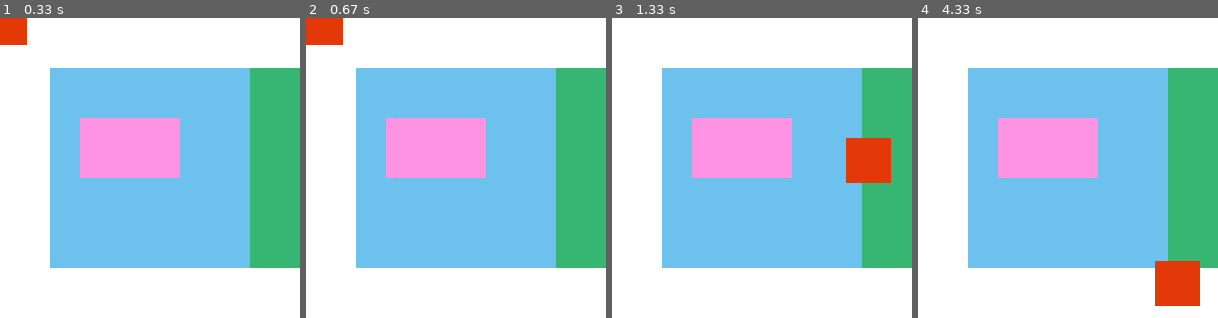
Above: before the commit, frames 1-4 (left to right).
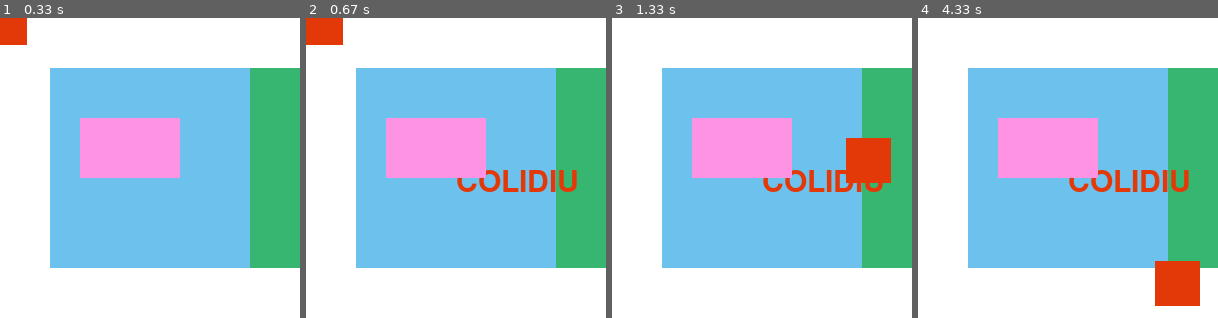
Above: after the commit, the same moments.

Repository: italogama/PyGame-LearnCafe
Game: pygame game, started from Aula 4 Inicio/Aula 04.py
The game is run twice, just before and just after one commit, with the same random seed, the same clock (stepped at 60 frames per second) and the same inputs.
Inputs (mouse positions are in pixels of both pictures, inside the frame that each line leads up to):
- Up to frame 1 (0.33 s): no input
- Up to frame 2 (0.67 s): hold Right from 0.33 s (still down); move the mouse to (444, 180) at 0.37 s
- Up to frame 3 (1.33 s): release Right at 0.8 s; hold Up 0.83-1.13 s; move the mouse to (858, 159) at 0.87 s; hold Right from 1.17 s (still down); move the mouse to (762, 186) at 1.2 s
- Up to frame 4 (4.33 s): release Right at 1.63 s; hold Left 1.67-2.2 s; move the mouse to (996, 171) at 1.7 s; hold Down 2.23-2.53 s; move the mouse to (1098, 234) at 2.27 s; hold Left 2.57-2.97 s; move the mouse to (975, 237) at 2.6 s; hold Up 3-3.37 s; move the mouse to (1113, 63) at 3.03 s; hold Right 3.4-4.03 s; move the mouse to (1176, 273) at 3.43 s; hold Down from 4.07 s (still down); move the mouse to (1104, 195) at 4.1 s

Frame 1 is identical in both runs. In frame 2, 1.4% of the frame differs, in the area x 50-91%, y 50-58%; in frame 3, 1.1%; in frame 4, 1.4%.

Commit message:
Aula 17 - Inserindo textos na tela

Diff:
--- a/Aula 4 Inicio/Aula 04.py
+++ b/Aula 4 Inicio/Aula 04.py
@@ -22,6 +22,12 @@
 
 
     sair = False
+
+    pygame.font.init()
+
+    font_padrao = pygame.font.get_default_font()
+    fonte_perdeu = pygame.font.SysFont(font_padrao, 45)
+    fonte_ganhou = pygame.font.SysFont(font_padrao, 30)
 
     while sair != True: #Loop de while, cria uma variavel do tipo event que recebe um evento
         for event in pygame.event.get(): #ao clicar no X ele entra na condição IF
@@ -66,7 +72,8 @@
         ret.left -= ret.width/2   #Coloca cursos no centro do objeto ret
         ret.top -= ret.height/2
         if ret.colliderect(ret2): #testando colisão com objeto
-            print("opa")
+            text = fonte_perdeu.render('COLIDIU', 1, (cor_vermelha)) #printando perdeu
+            tela.blit(text, (150, 150))
             (ret.left, ret.top) = (xant, yant)
 
         pygame.draw.rect(tela, cor_vermelha, ret) #inserindo retangulo
